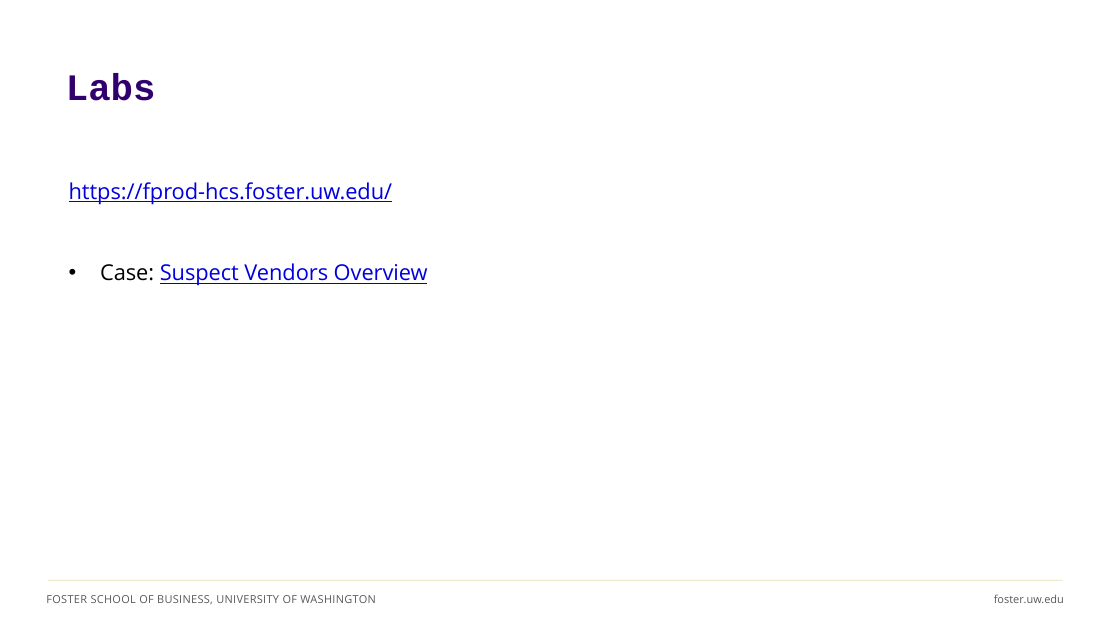
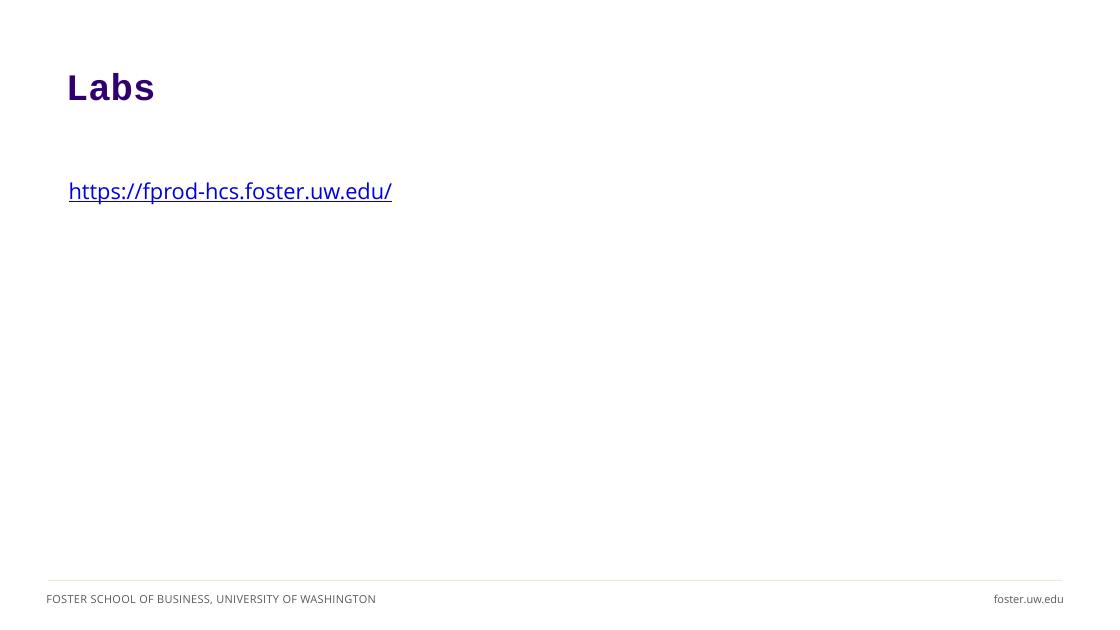
Before and after one commit to ashercurtis/slides.io, a slide deck: slide 10 of ACCTG320/ACCTG320Class11_2026.pptx (slide 9 before the commit). Drawn at 1120x630 pixels with LibreOffice and Linux fonts; fonts in the diff are those of the drawing. Boxes give left, top, right and bottom in pixels: in the first picture for what was removed or moved away, otherwise in the second. Text is boxed around its words. In the diff, an @@ line names an element or a change of style, - is before the commit and + after.

```diff
--- a/ACCTG320/ACCTG320Class11_2026.pptx
+++ b/ACCTG320/ACCTG320Class11_2026.pptx
@@ text at (100,263,428,286): paragraph removed @@
-• Case: Suspect Vendors Overview
```
Also in this commit, not shown: 6 other slides changed, 3 slides added, 10 slides removed, 1 other file.
